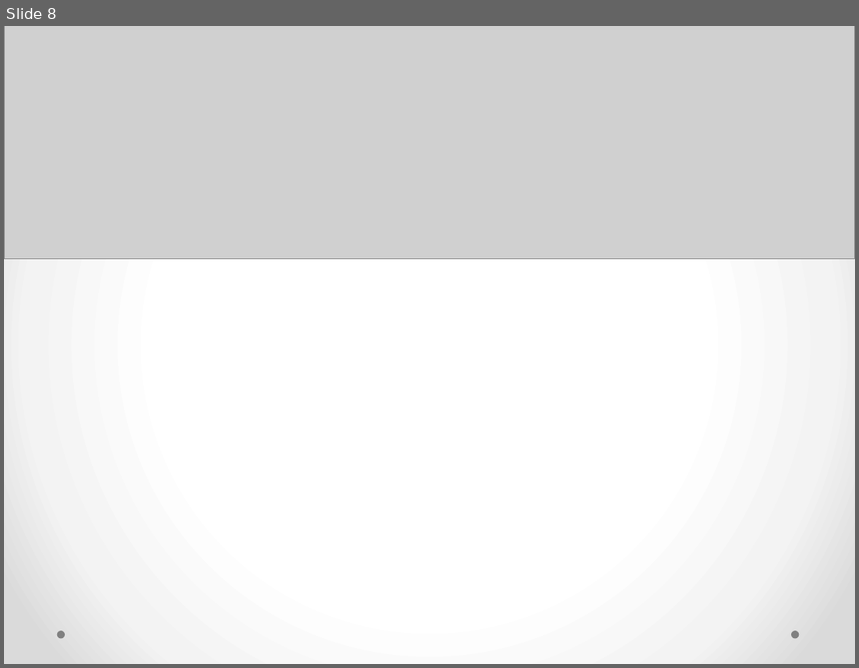
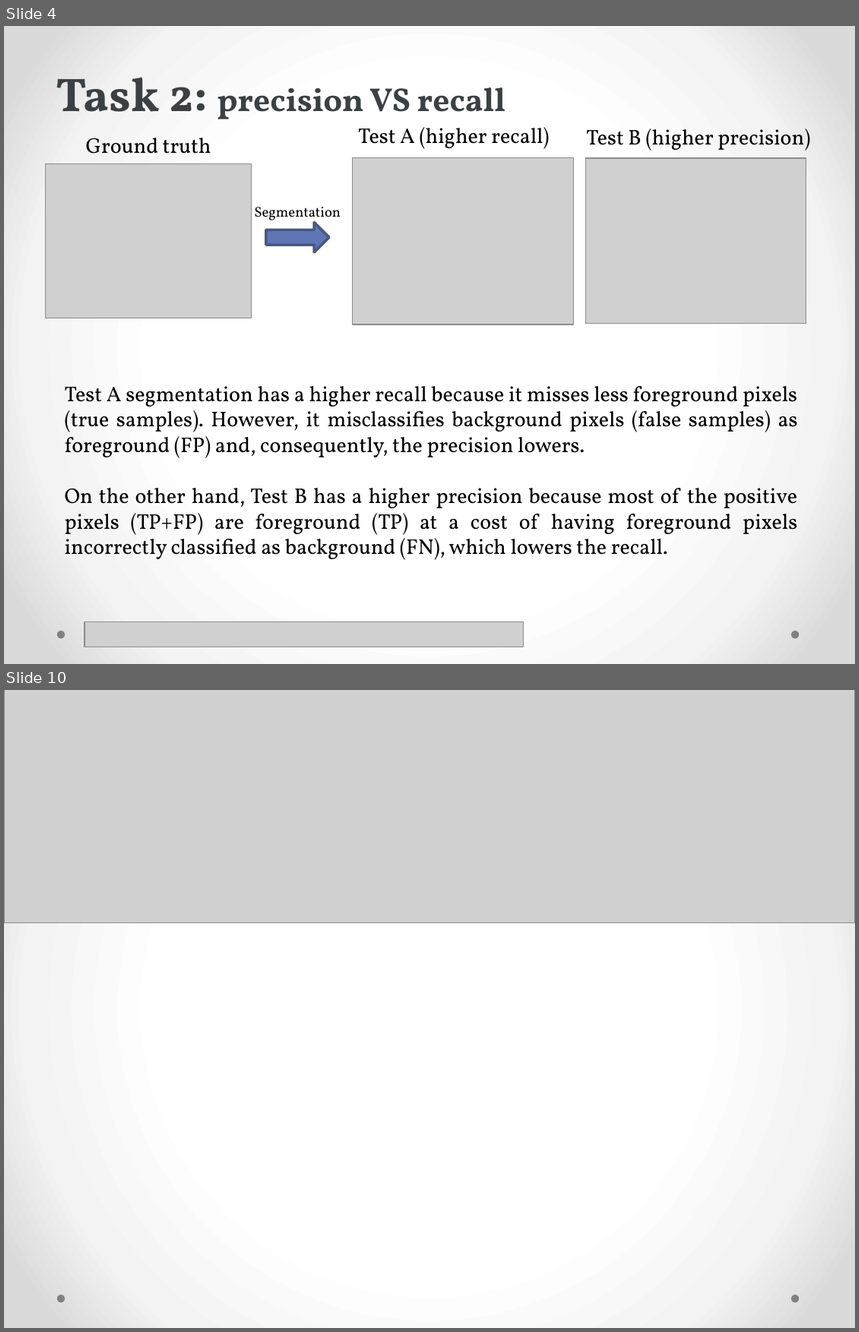
Before and after one commit to mcv-m6-video/mcv-m4-2016-Team4, a slide deck: block1/doc/SlidesB1.pptx. Shown one above the other, each under a label of ours: slide 8 before the commit, slides 4 and 10 after it; the slides between them are not shown. The pictures are 859x668 and 859x1332 pixels, drawn with LibreOffice and Linux fonts; fonts in the diff are those of the drawing; grey boxes stand for pictures. Boxes give left, top, right and bottom in pixels: in the first picture for what was removed or moved away, otherwise in the second. Text is boxed around its words. In the diff, an @@ line names an element or a change of style, - is before the commit and + after.

Commit message:
Task 2 slides completed and some errors corrected in task 1 slides.

```diff
--- a/block1/doc/SlidesB1.pptx
+++ b/block1/doc/SlidesB1.pptx
@@ slide 4 added at <box>4,26,855,664</box>, background gradient #FFFFFF to #F4F4F4 to #DADADA; not listed: 2 template elements that a slide beside it also shows @@
@@ text added at <box>56,77,506,119</box>, 28 pt, text #3B4042, bold @@
+Task 2: precision VS recall
@@ text added at <box>86,138,211,154</box>, 18 pt, text #000000 @@
+Ground truth
@@ text added at <box>358,127,549,149</box>, 18 pt, text #000000 @@
+Test A (higher recall)
@@ text added at <box>586,129,810,151</box>, 18 pt, text #000000 @@
+Test B (higher precision)
@@ picture added at <box>353,158,573,325</box> @@
@@ picture added at <box>586,158,807,324</box> @@
@@ picture added at <box>46,164,252,319</box> @@
@@ text added at <box>254,207,341,224</box>, 12 pt, text #000000 @@
+Segmentation
@@ right arrow added at <box>266,223,329,252</box>, fill #6076B4, outline #475785 2.25 pt @@
@@ text added at <box>65,386,798,560</box>, 18 pt, text #000000 @@
+Test A segmentation has a higher recall because it misses less foreground pixels (true samples). However, it misclassifies background pixels (false samples) as foreground (FP) and, consequently, the precision lowers.
+On the other hand, Test B has a higher precision because most of the positive pixels (TP+FP) are foreground (TP) at a cost of having foreground pixels incorrectly classified as background (FN), which lowers the recall.
@@ picture added at <box>85,623,524,648</box> @@
@@ what was slide 8 is now slide 10 @@
```
Also in this commit, not shown: 6 slides changed, 2 other slides added, 1 slide removed.
